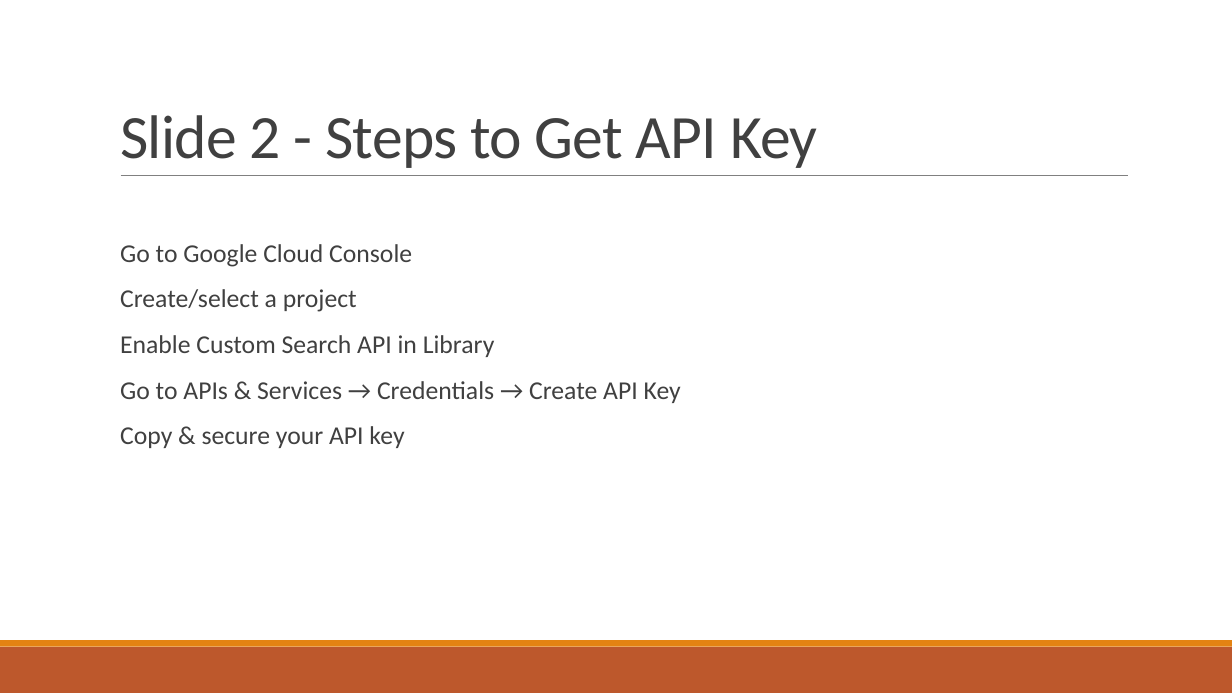
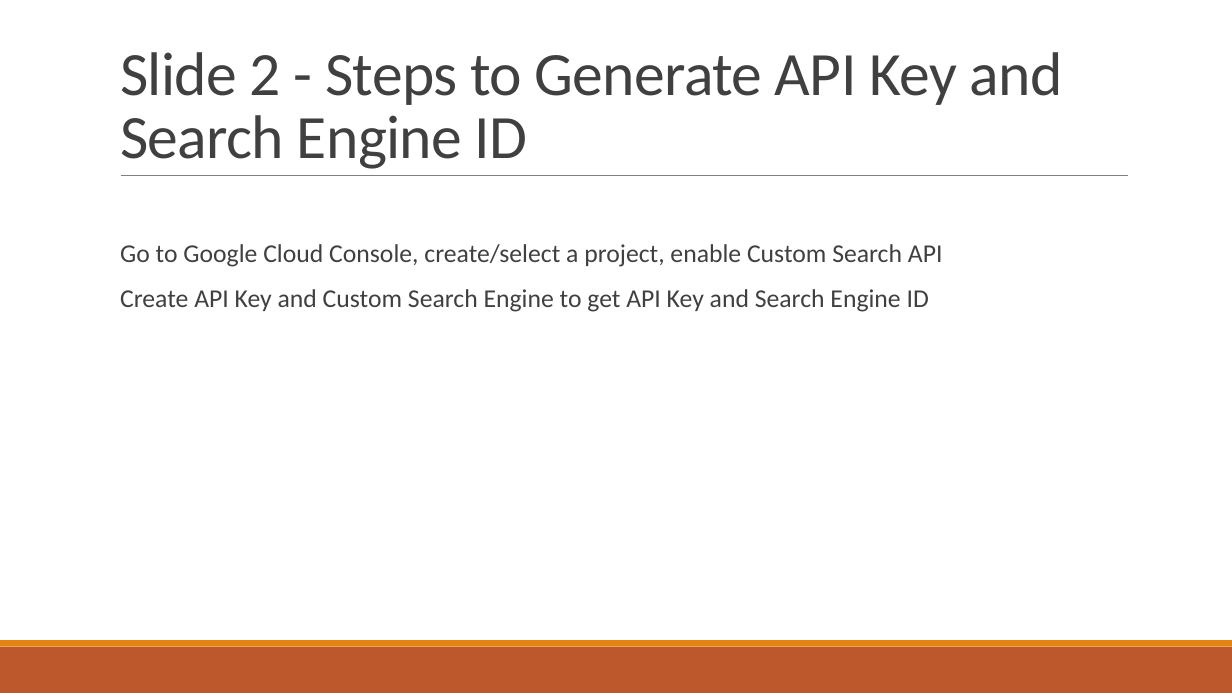
Before and after one commit to tunafishhyyyy/AutoPPTGenerator, a slide deck: slide 2 of generated/generated_Presentation1.pptx. Drawn at 1232x693 pixels with LibreOffice and Linux fonts; fonts in the diff are those of the drawing. Boxes give left, top, right and bottom in pixels: in the first picture for what was removed or moved away, otherwise in the second. Text is boxed around its words. In the diff, an @@ line names an element or a change of style, - is before the commit and + after.

```diff
--- a/generated/generated_Presentation1.pptx
+++ b/generated/generated_Presentation1.pptx
@@ title at (x1=120, y1=52, x2=1063, y2=169): text changed @@
-Slide 2 - Steps to Get API Key
+Slide 2 - Steps to Generate API Key and Search Engine ID
@@ text at (x1=120, y1=244, x2=943, y2=312): text changed @@
-  Go to Google Cloud Console
-  Create/select a project
-  Enable Custom Search API in Library
-  Go to APIs & Services → Credentials → Create API Key
-  Copy & secure your API key
+  Go to Google Cloud Console, create/select a project, enable Custom Search API
+  Create API Key and Custom Search Engine to get API Key and Search Engine ID
```
Also in this commit, not shown: 2 other slides changed, 3 other files.
